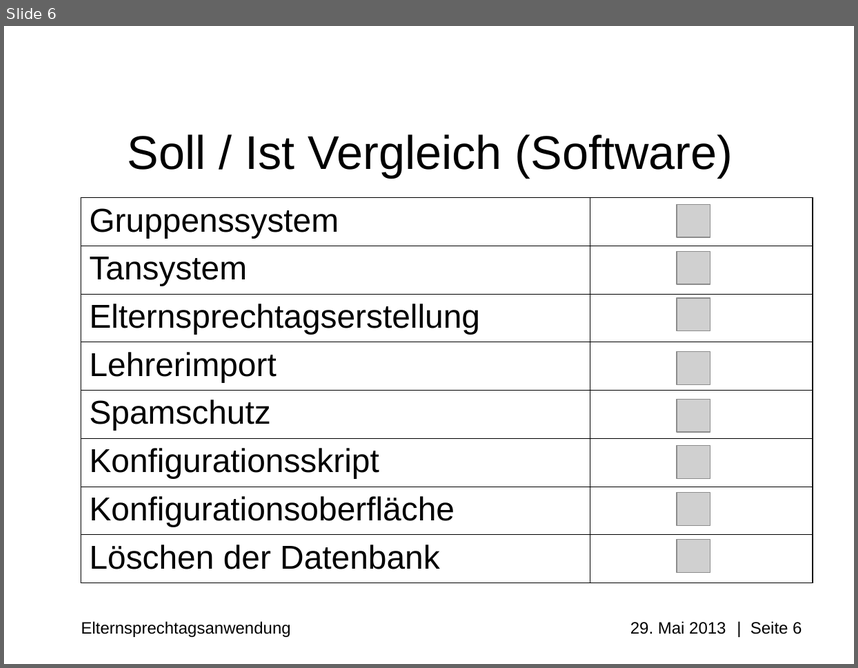
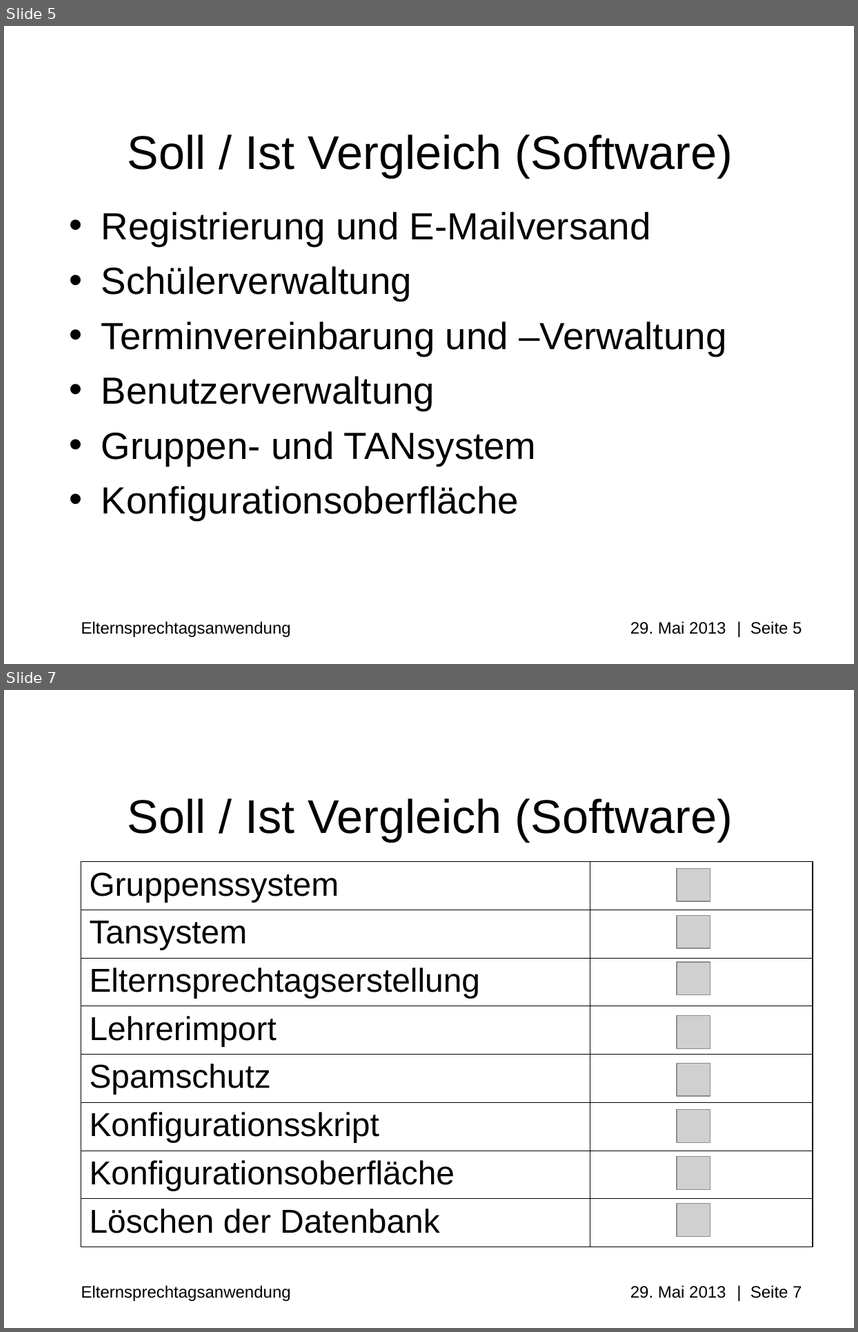
Before and after one commit to Professi/esta, a slide deck: docs/Praesentation/Elternsprechtagsanwendung(ESTA)_pre_alpha_0.0.0.1.ppt. Shown one above the other, each under a label of ours: slide 6 before the commit, slides 5 and 7 after it; the slides between them are not shown. The pictures are 858x668 and 858x1332 pixels, drawn with LibreOffice and Linux fonts; fonts in the diff are those of the drawing; grey boxes stand for pictures; background and template pictures are left out. Boxes give left, top, right and bottom in pixels: in the first picture for what was removed or moved away, otherwise in the second. Text is boxed around its words. In the diff, an @@ line names an element or a change of style, - is before the commit and + after.

```diff
--- a/docs/Praesentation/Elternsprechtagsanwendung(ESTA)_pre_alpha_0.0.0.1.ppt
+++ b/docs/Praesentation/Elternsprechtagsanwendung(ESTA)_pre_alpha_0.0.0.1.ppt
@@ slide 5 added at (4, 26, 854, 664), background #FFFFFF; not listed: 1 template element that a slide beside it also shows @@
@@ title added at (128, 134, 733, 178), 40 pt, text #000000 @@
+Soll / Ist Vergleich (Software)
@@ text added at (101, 212, 726, 520), 32 pt, text #000000 @@
+• Registrierung und E-Mailversand
+• Schülerverwaltung
+• Terminvereinbarung und –Verwaltung
+• Benutzerverwaltung
+• Gruppen- und TANsystem
+• Konfigurationsoberfläche
@@ what was slide 6 is now slide 7 @@
@@ text at (81, 1285, 802, 1301): text changed @@
-Elternsprechtagsanwendung 29. Mai 2013 | Seite 6
+Elternsprechtagsanwendung 29. Mai 2013 | Seite 7
```
Also in this commit, not shown: 2 slides changed, 1 slide removed, 3 other files.
